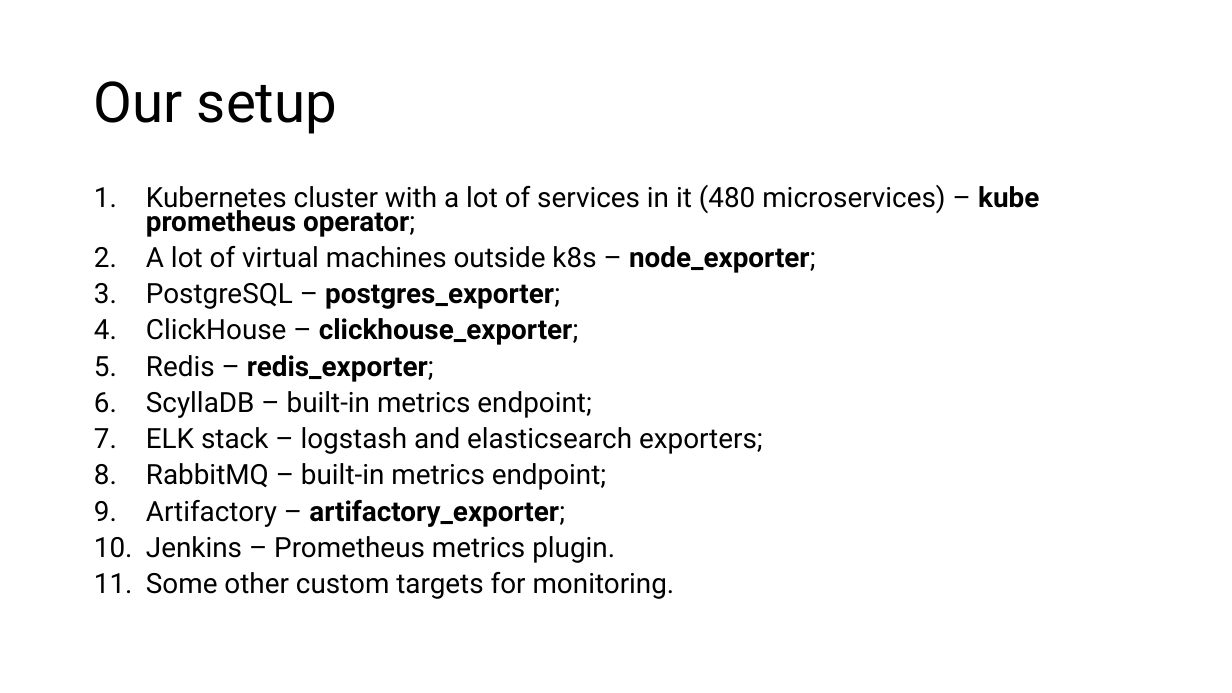
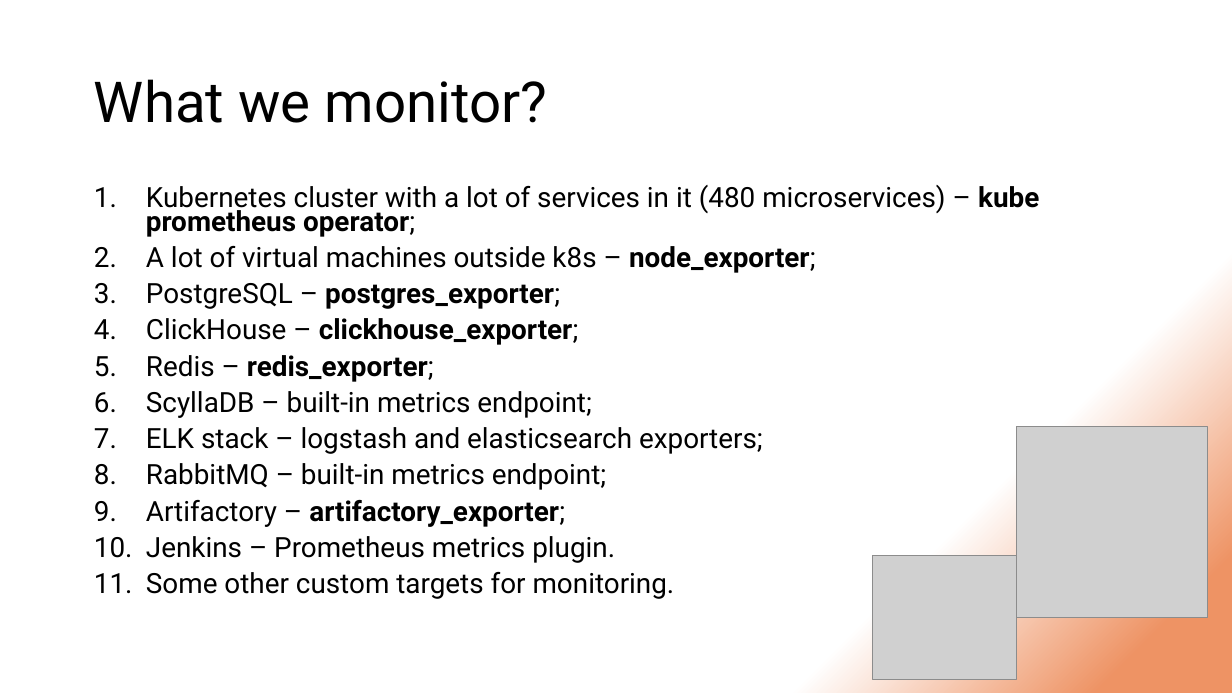
Before and after one commit to DStefanow/victoriametrics-poc, a slide deck: slide 43 of presentation-content/migrating-from-prometheus-to-vm.pptx. Drawn at 1232x693 pixels with LibreOffice and Linux fonts; fonts in the diff are those of the drawing; grey boxes stand for pictures. Boxes give left, top, right and bottom in pixels: in the first picture for what was removed or moved away, otherwise in the second. Text is boxed around its words. In the diff, an @@ line names an element or a change of style, - is before the commit and + after.

Commit message:
Change background for presentation

```diff
--- a/presentation-content/migrating-from-prometheus-to-vm.pptx
+++ b/presentation-content/migrating-from-prometheus-to-vm.pptx
@@ background #FFFFFF to gradient #FFFFFF to #EE9364 @@
@@ title at (x1=94, y1=79, x2=547, y2=123): text changed @@
-Our setup
+What we monitor?
@@ picture added at (x1=1017, y1=427, x2=1208, y2=618) @@
@@ picture added at (x1=872, y1=555, x2=1017, y2=679) @@
```
Also in this commit, not shown: 46 other slides changed, 3 slides added, 3 slides removed.
